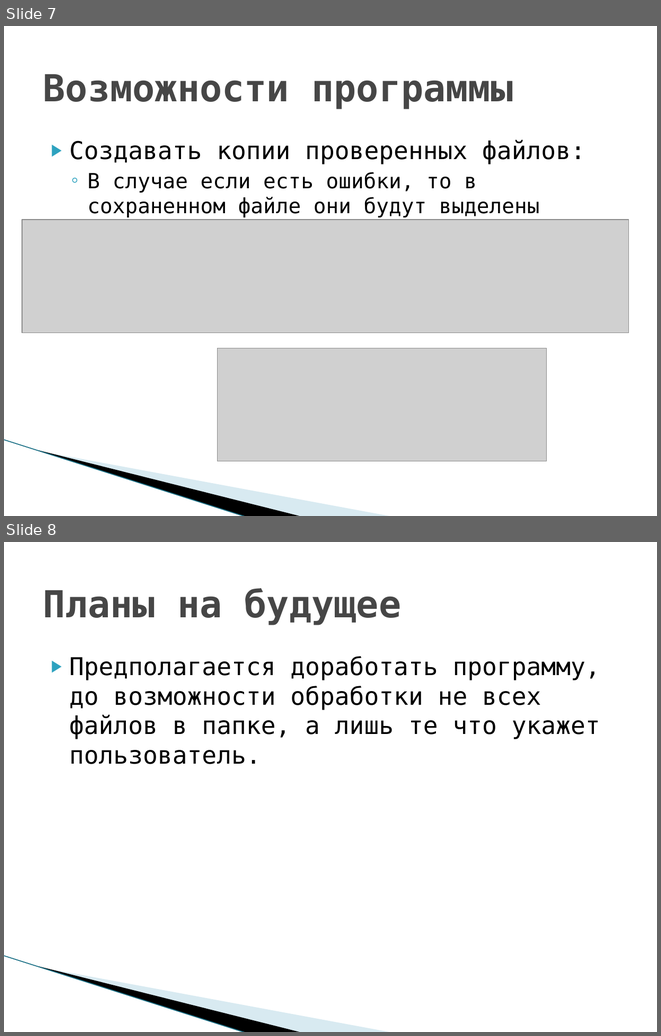
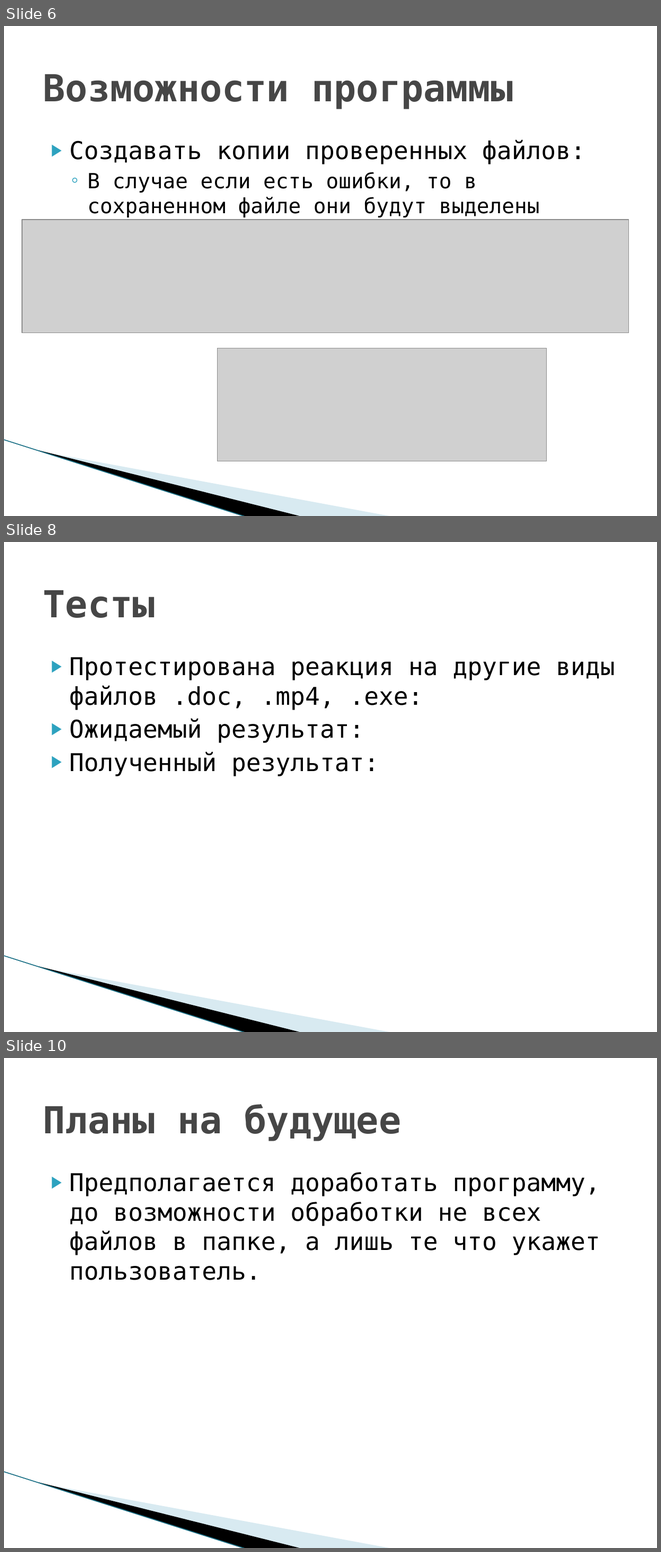
Before and after one commit to Course-and-Co/Excel-and-Cisharp, a slide deck: Презентация.pptx. Shown one above the other, each under a label of ours: slides 7 and 8 before the commit, slides 6, 8 and 10 after it; the slides between them are not shown. The pictures are 661x1036 and 661x1552 pixels, drawn with LibreOffice and Linux fonts; fonts in the diff are those of the drawing; grey boxes stand for pictures; background and template pictures are left out. Boxes give left, top, right and bottom in pixels: in the first picture for what was removed or moved away, otherwise in the second. Text is boxed around its words. In the diff, an @@ line names an element or a change of style, - is before the commit and + after.

```diff
--- a/Презентация.pptx
+++ b/Презентация.pptx
@@ slide 8 added at [4, 542, 657, 1032], background #FFFFFF; not listed: 3 template elements that a slide beside it also shows @@
@@ title added at [43, 590, 155, 618], 41 pt, text #464646, bold @@
+Тесты
@@ text added at [69, 657, 615, 776], 27 pt, text #000000 @@
+▶ Протестирована реакция на другие виды файлов .doc, .mp4, .exe:
+▶ Ожидаемый результат:
+▶ Полученный результат:
@@ what was slide 7 is now slide 6 @@
@@ what was slide 8 is now slide 10 @@
```
Also in this commit, not shown: 2 slides changed, 2 other slides added, 1 slide removed, 6 other files.
